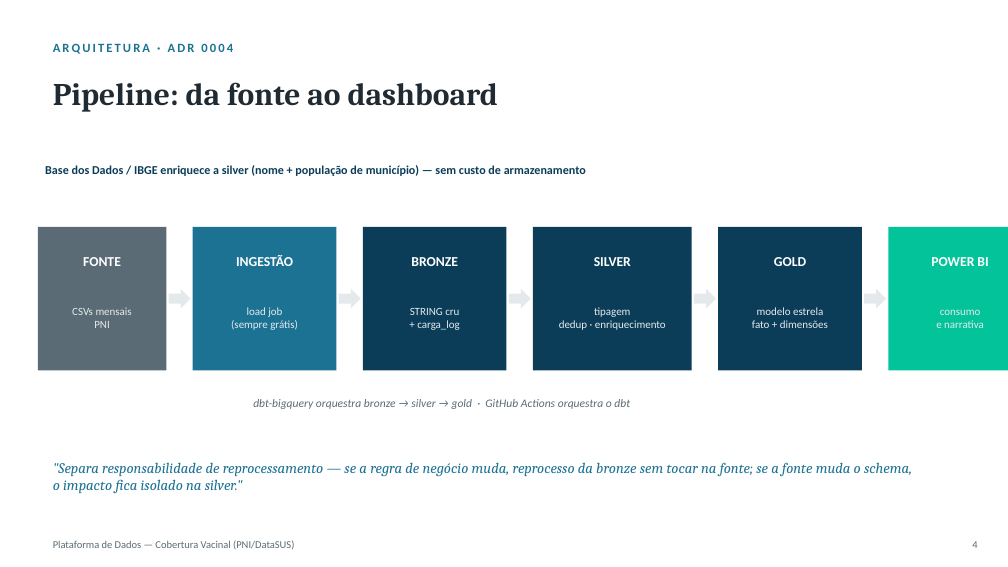
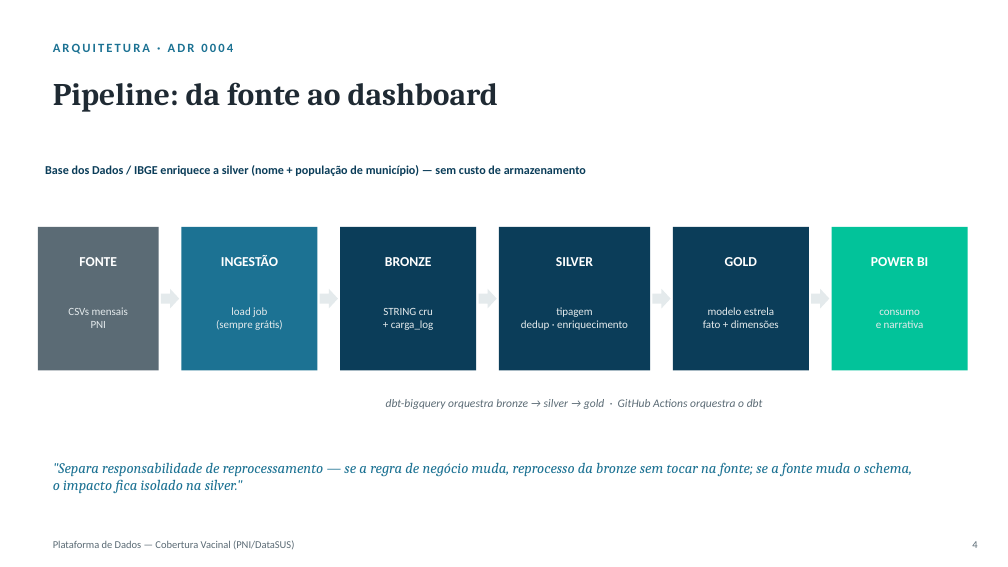
Before and after one commit to gioalvarino/Projeto-MBA-Uniesp, a slide deck: slide 4 of apresentacao/apresentacao-tecnica-pni.pptx. Drawn at 1008x567 pixels with LibreOffice and Linux fonts; fonts in the diff are those of the drawing. Boxes give left, top, right and bottom in pixels: in the first picture for what was removed or moved away, otherwise in the second. Text is boxed around its words. In the diff, an @@ line names an element or a change of style, - is before the commit and + after.

```diff
--- a/apresentacao/apresentacao-tecnica-pni.pptx
+++ b/apresentacao/apresentacao-tecnica-pni.pptx
@@ rectangle: place and size @@
-rectangle at bbox=[38, 227, 166, 371]
+rectangle at bbox=[38, 227, 159, 371]
@@ rectangle: place and size @@
-rectangle at bbox=[193, 227, 337, 371]
+rectangle at bbox=[181, 227, 318, 371]
@@ rectangle: place and size @@
-rectangle at bbox=[363, 227, 507, 371]
+rectangle at bbox=[340, 227, 476, 371]
@@ rectangle: place and size @@
-rectangle at bbox=[533, 227, 692, 371]
+rectangle at bbox=[499, 227, 650, 371]
@@ rectangle: place and size @@
-rectangle at bbox=[718, 227, 862, 371]
+rectangle at bbox=[673, 227, 809, 371]
@@ rectangle: place and size @@
-rectangle at bbox=[889, 227, 1008, 371]
+rectangle at bbox=[832, 227, 968, 371]
@@ text "FONTE": place and size @@
-text "FONTE" at bbox=[83, 257, 121, 266]
+text "FONTE" at bbox=[79, 257, 117, 266]
@@ text "INGESTÃO": place and size @@
-text "INGESTÃO" at bbox=[236, 255, 293, 266]
+text "INGESTÃO" at bbox=[221, 255, 278, 266]
@@ text "BRONZE": place and size @@
-text "BRONZE" at bbox=[411, 257, 458, 266]
+text "BRONZE" at bbox=[385, 257, 432, 266]
@@ text "SILVER": place and size @@
-text "SILVER" at bbox=[594, 257, 631, 266]
+text "SILVER" at bbox=[556, 257, 593, 266]
@@ text "GOLD": place and size @@
-text "GOLD" at bbox=[774, 257, 806, 266]
+text "GOLD" at bbox=[725, 257, 757, 266]
@@ text "POWER BI": place and size @@
-text "POWER BI" at bbox=[931, 257, 988, 266]
+text "POWER BI" at bbox=[871, 257, 928, 266]
@@ text "CSVs mensais": place and size @@
-text "CSVs mensais" at bbox=[72, 308, 132, 328]
+text "CSVs mensais" at bbox=[68, 307, 128, 328]
@@ right arrow: place and size @@
-right arrow at bbox=[169, 289, 191, 309]
+right arrow at bbox=[161, 289, 179, 309]
@@ text "load job": place and size @@
-text "load job" at bbox=[231, 307, 298, 330]
+text "load job" at bbox=[216, 307, 283, 330]
@@ right arrow: place and size @@
-right arrow at bbox=[339, 289, 361, 309]
+right arrow at bbox=[320, 289, 338, 309]
@@ text "STRING cru": place and size @@
-text "STRING cru" at bbox=[410, 308, 460, 330]
+text "STRING cru" at bbox=[383, 308, 434, 330]
@@ right arrow: place and size @@
-right arrow at bbox=[509, 289, 531, 309]
+right arrow at bbox=[479, 289, 497, 309]
@@ text "tipagem": place and size @@
-text "tipagem" at bbox=[559, 307, 666, 330]
+text "tipagem" at bbox=[521, 307, 628, 330]
@@ right arrow: place and size @@
-right arrow at bbox=[694, 289, 716, 309]
+right arrow at bbox=[653, 289, 671, 309]
@@ text "modelo estrela": place and size @@
-text "modelo estrela" at bbox=[752, 307, 828, 328]
+text "modelo estrela" at bbox=[703, 307, 779, 328]
@@ right arrow: place and size @@
-right arrow at bbox=[864, 289, 886, 309]
+right arrow at bbox=[811, 289, 830, 309]
@@ text "consumo": place and size @@
-text "consumo" at bbox=[936, 309, 984, 328]
+text "consumo" at bbox=[876, 309, 924, 328]
@@ text "dbt-bigquery orquestra bronze → silver ...": place and size @@
-text "dbt-bigquery orquestra bronze → silver ..." at bbox=[253, 399, 630, 409]
+text "dbt-bigquery orquestra bronze → silver ..." at bbox=[386, 399, 763, 409]
```
